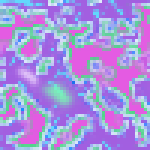
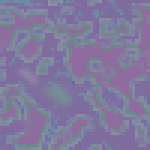
Layered file, before and after one edit (150x150). Changes by layer:
added layer "Lunari #5" (75%) above "Lunari #4" over [0, 0, 150, 150]
